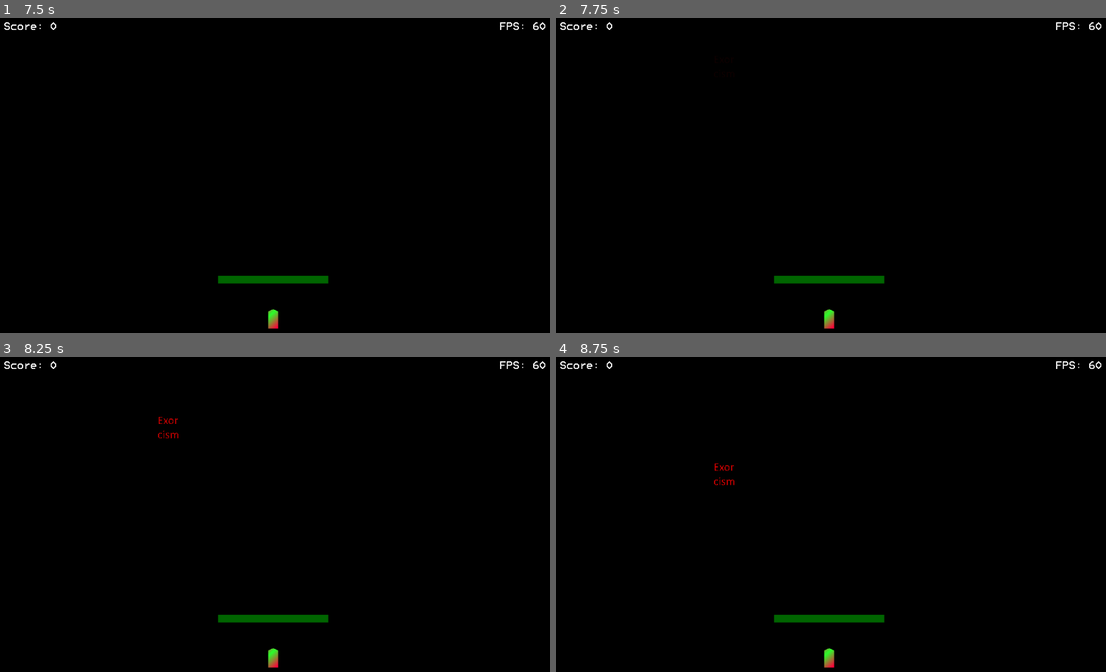
Above: before the commit, frames 1-4 (two rows, left to right).
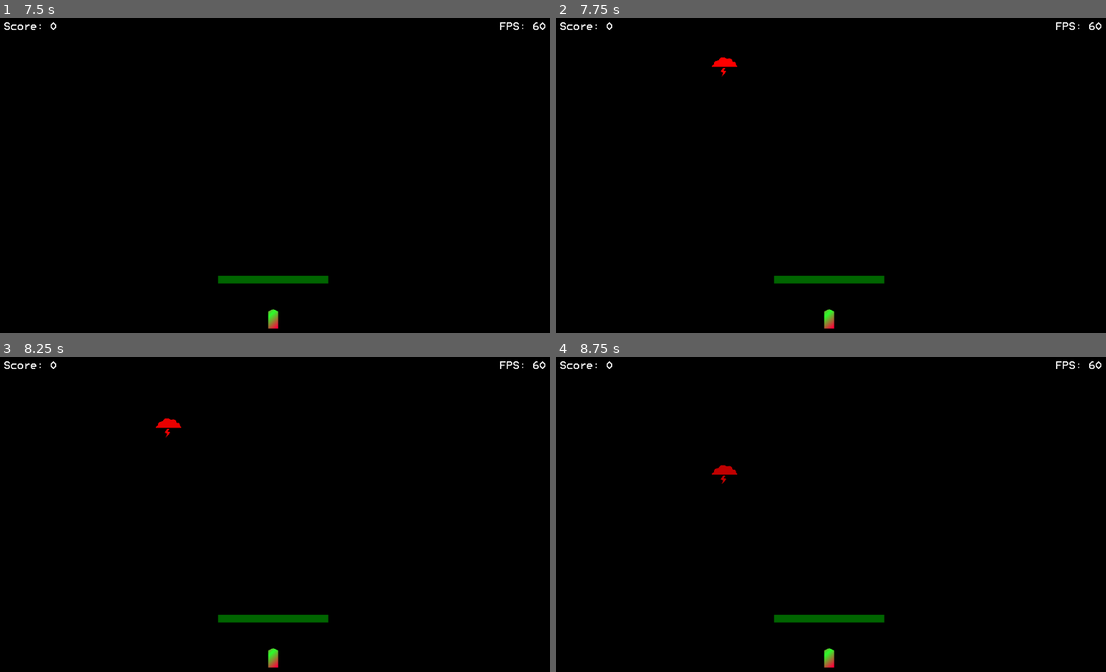
Above: after the commit, the same moments.

Repository: imekon/safety
Game: Godot game, scene res://scenes/Main.tscn
Same seed, same stepped clock (60 frames per second), same inputs: the game is played once before the commit and once after it.
Inputs:
- Up to frame 1 (7.5 s): click "Start" at 0.5 s; tap Enter at 2, 3.5, 5 s; tap Space at 2.75, 4.25, 5.75 s
- Up to frame 2 (7.75 s): no input
- Up to frame 3 (8.25 s): no input
- Up to frame 4 (8.75 s): no input

Frame 1 is identical in both runs. In frame 2, 0.1% of the frame differs, in the area x 28-33%, y 12-19%; in frame 3, 0.2%, in the area x 28-33%, y 19-26%; in frame 4, 0.2%.

Commit message:
tweaking catastrophe

Diff:
--- a/scenes/CatastropheShape.tscn
+++ b/scenes/CatastropheShape.tscn
@@ -22,8 +22,7 @@
 
 repeat = false
 playback_process_mode = 1
-playback_speed = 2.5
+playback_speed = 1.0
 playback/active = false
 playback/repeat = false
-playback/speed = 2.5
-_sections_unfolded = [ "playback" ]
+playback/speed = 1.0
--- a/scripts/CatastropheShape.gd
+++ b/scripts/CatastropheShape.gd
@@ -11,10 +11,10 @@
 
 func pulsate():
 	while true:
-		tween.interpolate_method(self, "on_pulsate", 0, 1, 2, Tween.TRANS_QUAD, Tween.EASE_IN)
+		tween.interpolate_method(self, "on_pulsate", 1, 0.3, 2, Tween.TRANS_QUAD, Tween.EASE_IN)
 		tween.start()
 		yield(tween, "tween_completed")
-		tween.interpolate_method(self, "on_pulsate", 1, 0, 2, Tween.TRANS_QUAD, Tween.EASE_IN)
+		tween.interpolate_method(self, "on_pulsate", 0.3, 1, 2, Tween.TRANS_QUAD, Tween.EASE_IN)
 		tween.start()
 		yield(tween, "tween_completed")
 
--- a/scripts/Main.gd
+++ b/scripts/Main.gd
@@ -1,6 +1,7 @@
 extends Node2D
 
 var score = 0
+var doneCatastrophe = false
 
 onready var scoreLabel = $ScoreLabel
 onready var fpsLabel = $FPSLabel
@@ -30,6 +31,8 @@
 	# euro.position = Vector2(320, 100)
 	#add_child(euro)
 
-	var catastrophe = directedCatastrophe.instance()
-	catastrophe.position = Vector2(320, 100)
-	add_child(catastrophe)
+	if not doneCatastrophe:
+		var catastrophe = directedCatastrophe.instance()
+		catastrophe.position = Vector2(320, 100)
+		add_child(catastrophe)
+		doneCatastrophe = true
Binary file changed: images/exorcism.png
